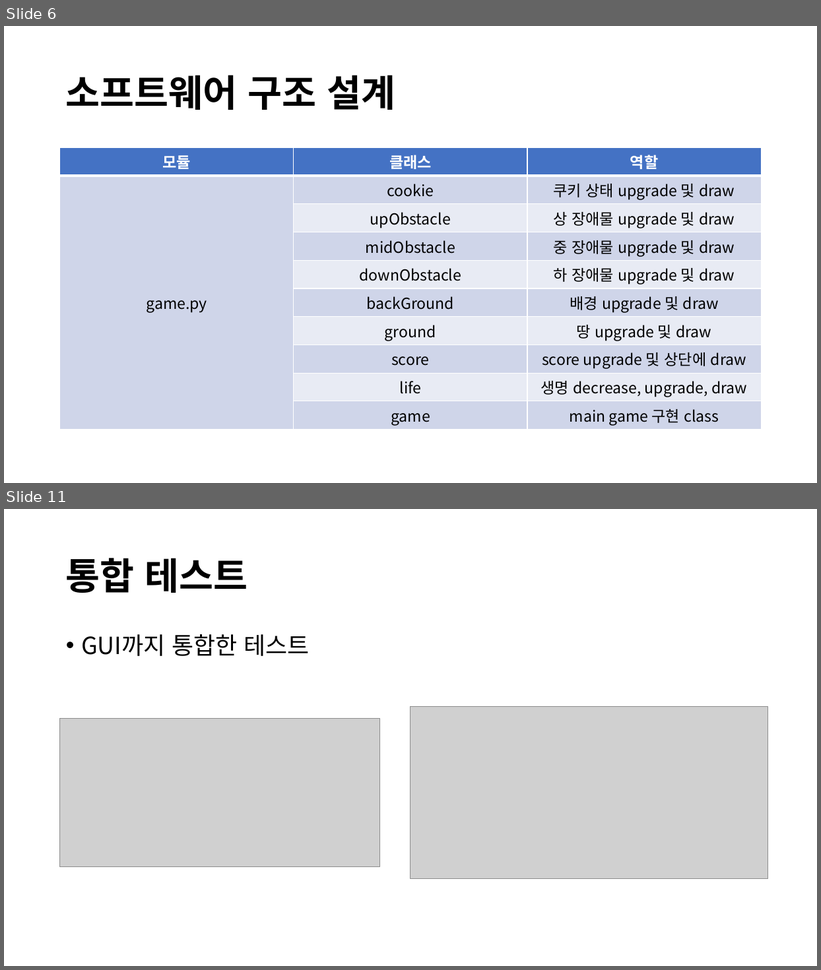
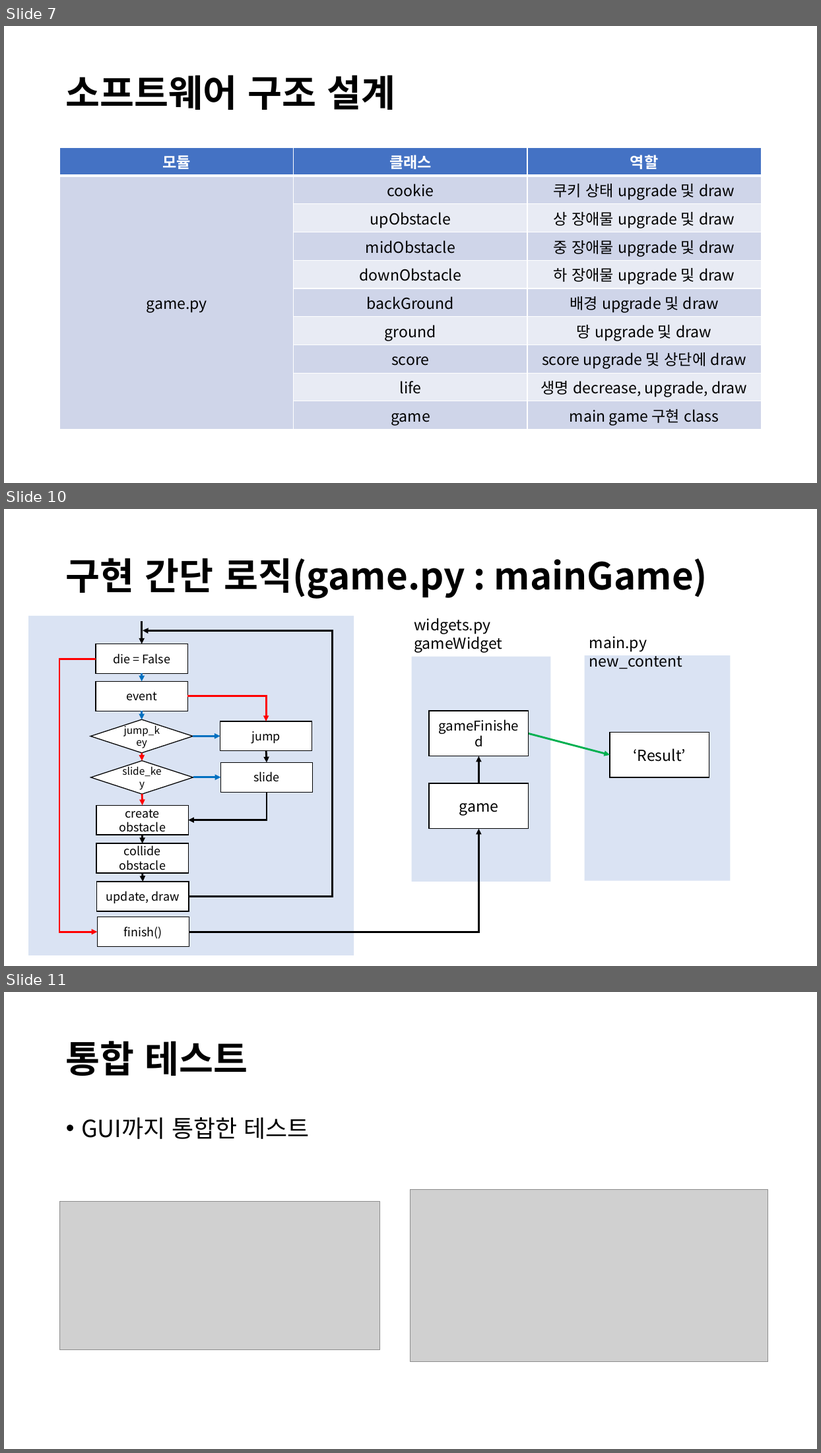
Before and after one commit to gee2450/swp2_ADproject, a slide deck: AD산출물.pptx. Shown one above the other, each under a label of ours: slides 6 and 11 before the commit, slides 7, 10 and 11 after it; the slides between them are not shown. The pictures are 821x970 and 821x1453 pixels, drawn with LibreOffice and Linux fonts; fonts in the diff are those of the drawing; grey boxes stand for pictures. Boxes give left, top, right and bottom in pixels: in the first picture for what was removed or moved away, otherwise in the second. Text is boxed around its words. In the diff, an @@ line names an element or a change of style, - is before the commit and + after.

```diff
--- a/AD산출물.pptx
+++ b/AD산출물.pptx
@@ slide 10 added at [4, 509, 817, 966], background #FFFFFF @@
@@ title added at [66, 558, 708, 599], 44 pt, text #000000, bold @@
+구현 간단 로직(game.py : mainGame)
@@ text added at [414, 618, 502, 653], 18 pt, text #000000 @@
+widgets.py gameWidget
@@ text added at [589, 636, 683, 669], 18 pt, text #000000 @@
+main.py new_content
@@ rectangle added at [411, 657, 550, 883], fill #DAE3F3 @@
@@ rectangle added at [585, 656, 731, 882], fill #DAE3F3 @@
@@ rectangle added at [429, 711, 529, 756], fill #FFFFFF, outline #000000 1 pt, 16 pt, text #000000 @@
+gameFinished
@@ arrow added from (529, 733) to (611, 755), #00B050 2.25 pt @@
@@ rectangle added at [611, 732, 710, 778], fill #FFFFFF, outline #000000 1 pt, 18 pt, text #000000 @@
+‘Result’
@@ group added at [28, 616, 354, 956]: 9 rectangles, 8 arrows, 6 elbow arrows, 2 diamonds @@
+die = False
+jump_key
+slide_key
+event
+finish()
+jump
+slide
+create obstacle
+collide obstacle
+update, draw
@@ arrow added from (479, 784) to (479, 757), #000000 2.25 pt @@
@@ rectangle added at [429, 784, 529, 828], fill #FFFFFF, outline #000000 1 pt, 18 pt, text #000000 @@
+game
@@ elbow arrow added from (189, 932) to (479, 829), #000000 2.25 pt @@
@@ what was slide 6 is now slide 7 @@
```
Also in this commit, not shown: 2 slides changed, 2 other slides added, 2 slides removed.
